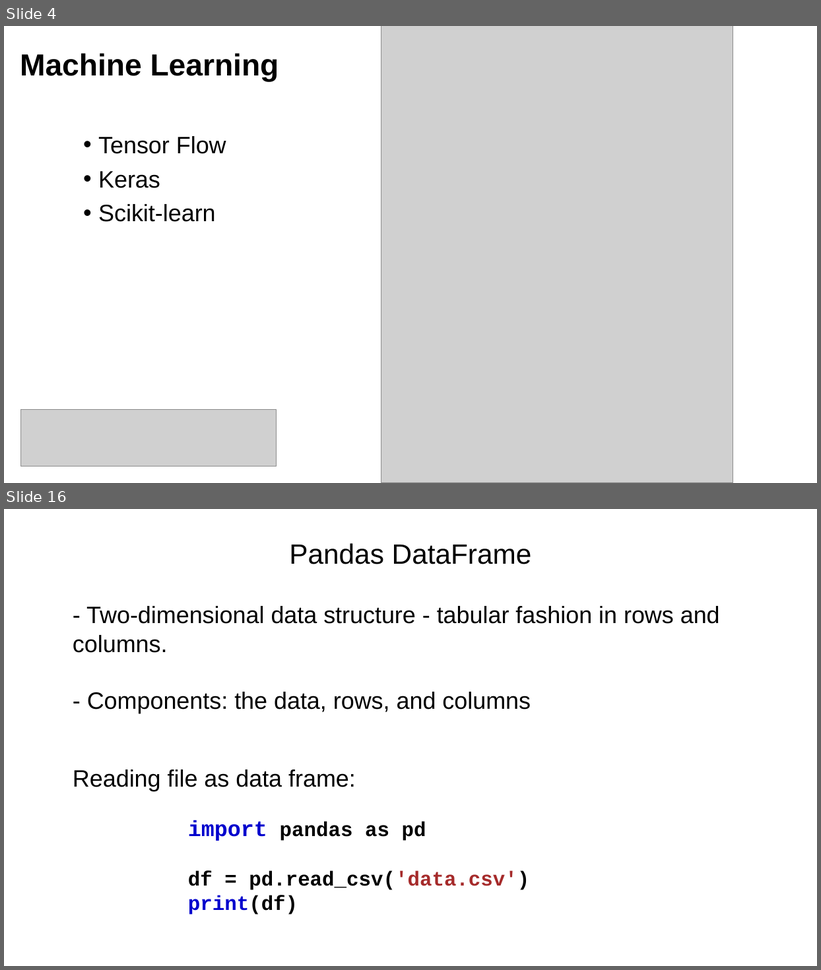
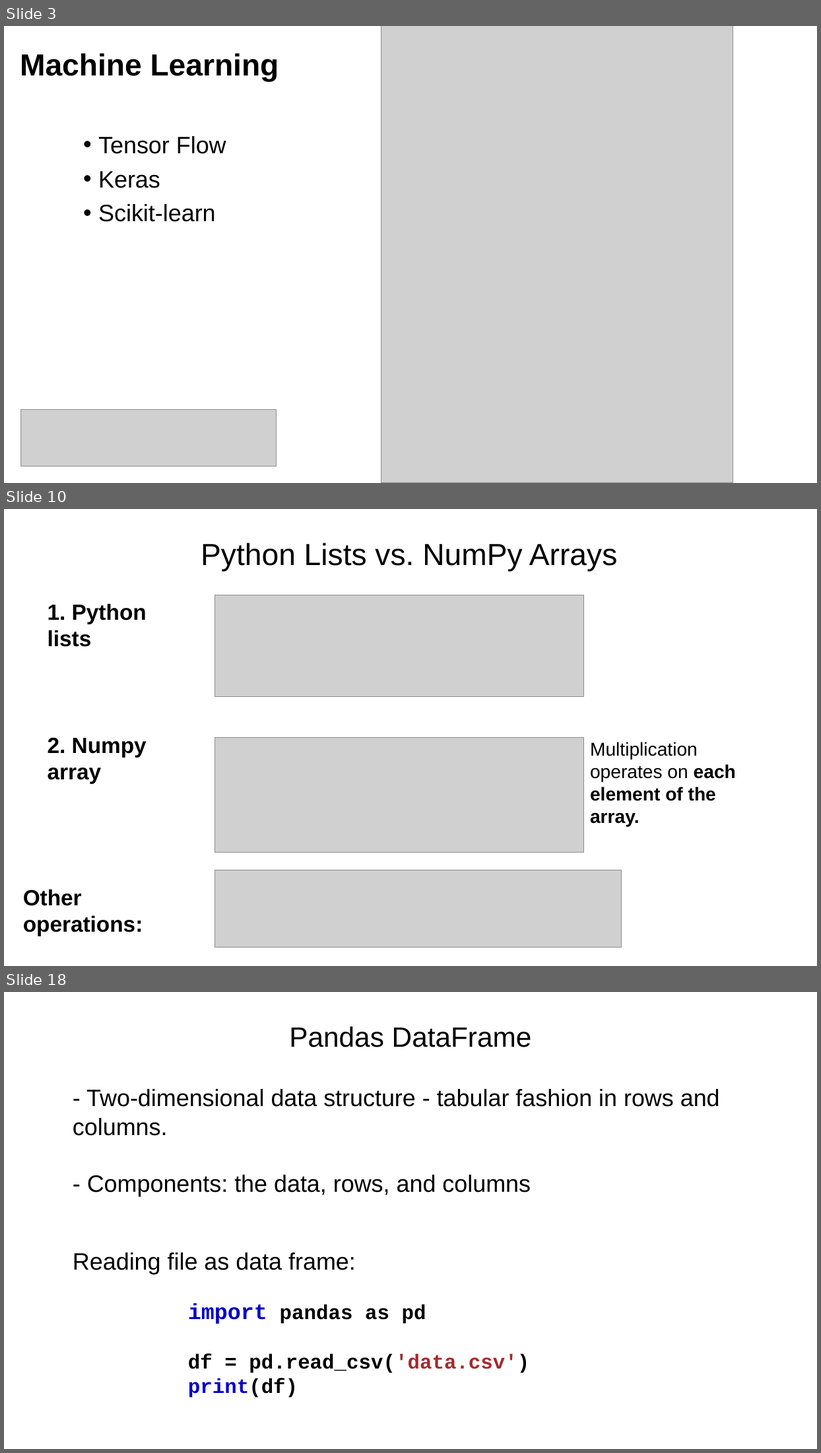
Before and after one commit to tparchman/F26_BIOL792, a slide deck: week11_python_pandas_numpyI/python11_numpy_pandas.pptx. Shown one above the other, each under a label of ours: slides 4 and 16 before the commit, slides 3, 10 and 18 after it; the slides between them are not shown. The pictures are 821x970 and 821x1453 pixels, drawn with LibreOffice and Linux fonts; fonts in the diff are those of the drawing; grey boxes stand for pictures. Boxes give left, top, right and bottom in pixels: in the first picture for what was removed or moved away, otherwise in the second. Text is boxed around its words. In the diff, an @@ line names an element or a change of style, - is before the commit and + after.

```diff
--- a/week11_python_pandas_numpyI/python11_numpy_pandas.pptx
+++ b/week11_python_pandas_numpyI/python11_numpy_pandas.pptx
@@ slide 10 added at box(4, 509, 817, 966), background #FFFFFF @@
@@ text added at box(201, 543, 617, 572), 36 pt, text #000000 @@
+Python Lists vs. NumPy Arrays
@@ text added at box(48, 603, 147, 647), 26 pt, text #000000, bold @@
+1. Python lists
@@ picture added at box(215, 595, 585, 697) @@
@@ text added at box(48, 737, 147, 784), 26 pt, text #000000, bold @@
+2. Numpy array
@@ picture added at box(215, 738, 585, 853) @@
@@ text added at box(590, 742, 736, 827), 22 pt, text #000000 @@
+Multiplication operates on each element of the array.
@@ picture added at box(215, 871, 622, 948) @@
@@ text added at box(23, 889, 143, 937), 26 pt, text #000000, bold @@
+Other operations:
@@ what was slide 4 is now slide 3 @@
@@ what was slide 16 is now slide 18 @@
```
Also in this commit, not shown: 7 slides changed, 7 other slides added, 6 slides removed, 1 other file.
